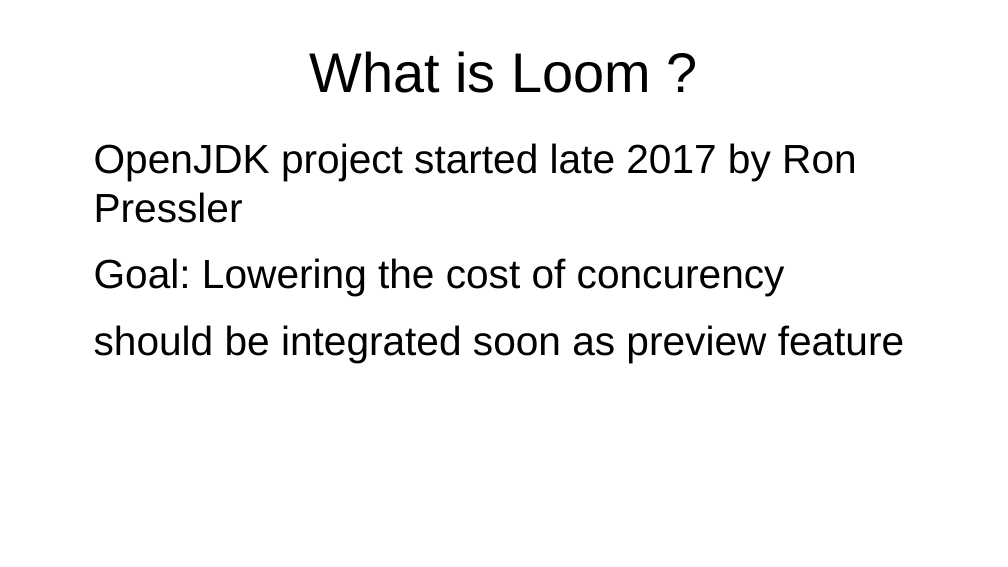
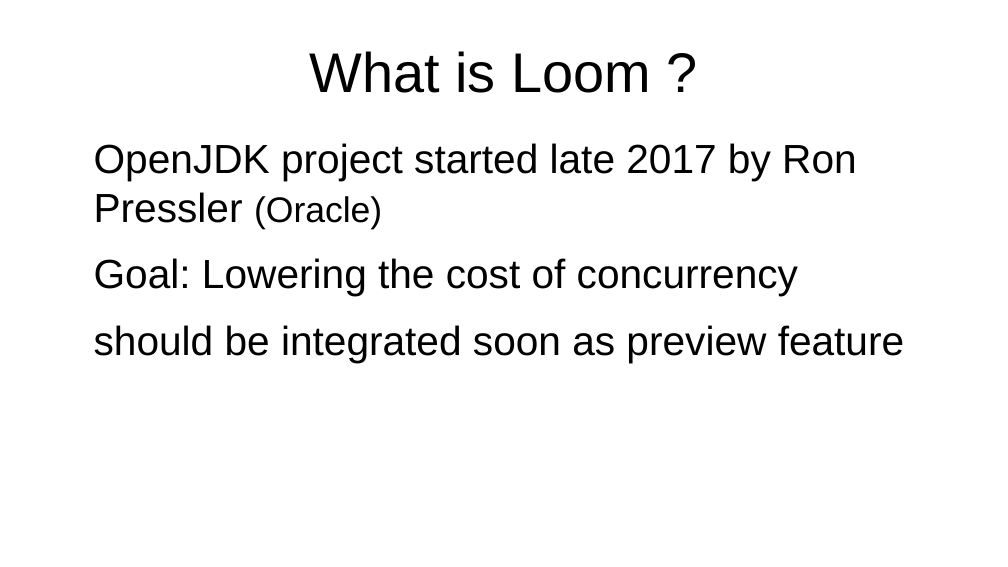
Before and after one commit to forax/loom-fiber, a slide deck: slide 3 of loom is looming.odp. Drawn at 1008x567 pixels with LibreOffice and Linux fonts; fonts in the diff are those of the drawing. Boxes give left, top, right and bottom in pixels: in the first picture for what was removed or moved away, otherwise in the second. Text is boxed around its words. In the diff, an @@ line names an element or a change of style, - is before the commit and + after.

```diff
--- a/loom is looming.odp
+++ b/loom is looming.odp
@@ text at [94, 143, 857, 296]: text changed @@
-OpenJDK project started late 2017 by Ron Pressler
-Goal: Lowering the cost of concurency
+OpenJDK project started late 2017 by Ron Pressler (Oracle)
+Goal: Lowering the cost of concurrency
```
Also in this commit, not shown: 17 other slides changed, 4 other files.
